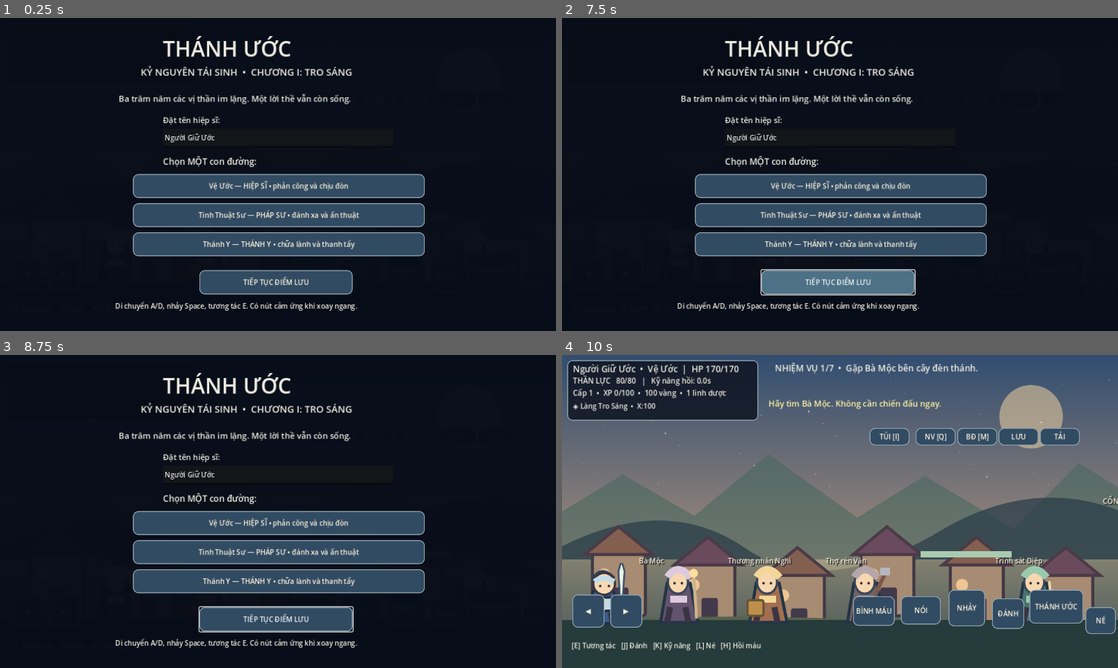
Above: before the commit, frames 1-4 (two rows, left to right).
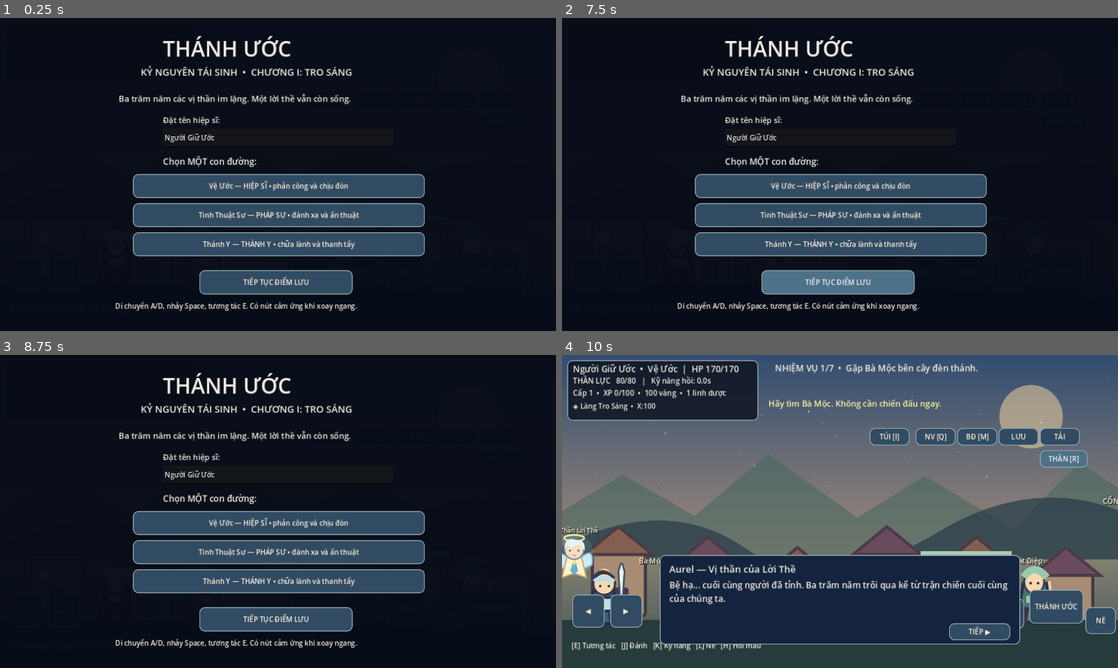
Above: after the commit, the same moments.

Repository: hoaianhdoan0209-hue/Th-nh-c-K-Nguy-n-T-i-Xu-t
Game: Godot game, scene res://scenes/Main.tscn
The game is run twice, just before and just after one commit, with the same random seed, the same clock (stepped at 60 frames per second) and the same inputs.
Inputs (mouse positions are in pixels of both pictures, inside the frame that each line leads up to):
- Up to frame 1 (0.25 s): no input
- Up to frame 2 (7.5 s): click "TÚI [I]" at 0.5 s; click "NV [Q]" at 1.25 s; click "BĐ [M]" at 2 s; click "LƯU" at 2.75 s; click "TẢI" at 3.5 s; click "NHẢY" at 4.25 s; click "ĐÁNH" at 5 s; click "THÁNH ƯỚC" at 5.75 s; click "NÉ" at 6.5 s; click "BÌNH MÁU" at 7.25 s
- Up to frame 3 (8.75 s): click "NÓI" at 8 s
- Up to frame 4 (10 s): click "Vệ Ước — HIỆP SĨ • phản công …" at 8.75 s; click (1062, 458) at 9.5 s, where only the run after the commit has a clickable "THẦN [R]"

The runs differ from the first frame. In frame 2, 0.3% of the frame differs, in the area x 35-64%, y 80-89%; in frame 3, 0.3%; in frame 4, 16%, in the area x 0-95%, y 30-93%.

Commit message:
Add returning-king opening, divine companion and responsive combat feedback

Diff:
--- /dev/null
+++ b/assets/aurel.svg
@@ -0,0 +1 @@
+<svg xmlns="http://www.w3.org/2000/svg" width="100" height="116" viewBox="0 0 100 116"><ellipse cx="50" cy="55" rx="45" ry="49" fill="#86e3ef" opacity=".12"/><ellipse cx="50" cy="16" rx="23" ry="7" fill="none" stroke="#ffe4a0" stroke-width="4"/><path d="M31 58Q4 37 9 78L34 90M69 58Q96 37 91 78L66 90" fill="#ceeaff" stroke="#7cb6cc" stroke-width="3"/><path d="M34 56L22 107L50 97L78 107L66 56Z" fill="#fff1ce" stroke="#c6a967" stroke-width="3"/><path d="M49 64L41 92L50 100L59 92L52 64" fill="#63b2ce"/><circle cx="50" cy="43" r="22" fill="#f6dcbd" stroke="#6c819e" stroke-width="3"/><path d="M27 42Q28 12 53 20Q77 18 74 45L60 30L43 38L34 32Z" fill="#e5f3fa"/><path d="M38 45L43 45M57 45L62 45" stroke="#395d80" stroke-width="3"/><path d="M46 55Q50 58 54 55" fill="none" stroke="#b78778" stroke-width="2"/><path d="M50 65L55 72L50 79L45 72Z" fill="#ffdf86"/></svg>
--- a/scripts/Game.gd
+++ b/scripts/Game.gd
@@ -98,10 +98,19 @@
 var invincible_left: float = 0.0
 var guard_left: float = 0.0
 var mp_recovery: float = 0.0
+var companion: Node2D
+var companion_unlocked: bool = false
+var animation_time: float = 0.0
+var coyote_left: float = 0.0
+var jump_buffer: float = 0.0
+var attack_visual_left: float = 0.0
+var companion_hint: Label
+var last_zone: int = -1
 
 func _ready() -> void:
 	_build_world()
 	_build_hero()
+	_build_companion()
 	_build_ui()
 	_refresh_world()
 	_update_hud()
@@ -307,6 +316,10 @@
 	var close_detail := _button(detail_panel, "ĐÓNG", Vector2(515, 291), Vector2(146, 40))
 	close_detail.pressed.connect(_close_detail)
 	detail_panel.hide()
+	var god_button := _button(ui, "THẦN [R]", Vector2(1100, 219), Vector2(110, 40))
+	god_button.pressed.connect(_perform_action.bind("companion"))
+	companion_hint = _label_at(ui, "", Vector2(490, 76), Vector2(740, 25), 16)
+	companion_hint.add_theme_color_override("font_color", Color("#a6e8ed"))
 	dialogue_panel = Panel.new()
 	dialogue_panel.position = Vector2(225, 460)
 	dialogue_panel.size = Vector2(830, 206)
@@ -343,7 +356,7 @@
 		var idx: int = i
 		var desc: String = ["HIỆP SĨ • phản công và chịu đòn", "PHÁP SƯ • đánh xa và ấn thuật", "THÁNH Y • chữa lành và thanh tẩy"][i]
 		var choice := _button(title_panel, "%s — %s" % [ROLE_NAMES[i], desc], Vector2(306, 359 + 67 * i), Vector2(672, 55))
-		choice.pressed.connect(_new_game.bind(idx))
+		choice.pressed.connect(_begin_story.bind(idx))
 	var load_btn := _button(title_panel, "TIẾP TỤC ĐIỂM LƯU", Vector2(459, 580), Vector2(353, 56))
 	load_btn.pressed.connect(_load_game)
 	_label_at(title_panel, "Di chuyển A/D, nhảy Space, tương tác E. Có nút cảm ứng khi xoay ngang.", Vector2(265, 651), Vector2(880, 44), 16)
@@ -368,6 +381,7 @@
 
 func _button(parent: Node, txt: String, at: Vector2, area: Vector2) -> Button:
 	var button := Button.new()
+	button.focus_mode = Control.FOCUS_NONE
 	button.text = txt
 	button.position = at
 	button.size = area
@@ -381,6 +395,9 @@
 
 func _new_game(selected_role: int) -> void:
 	role = selected_role
+	companion_unlocked = true
+	last_zone = -1
+	companion.position = Vector2(55, FLOOR_Y - 150)
 	_reset_action_timers()
 	hero_name = name_input.text.strip_edges()
 	if hero_name.is_empty():
@@ -398,6 +415,7 @@
 	_set_role_stats()
 	hp = max_hp
 	mp = max_mp
+	hero.velocity = Vector2.ZERO
 	hero.position = Vector2(100, FLOOR_Y - 43)
 	for e in enemy_data:
 		e["dead"] = false
@@ -422,6 +440,9 @@
 	guard_left = 0.0
 	mp_recovery = 0.0
 	jump_queued = false
+	jump_buffer = 0.0
+	coyote_left = 0.0
+	attack_visual_left = 0.0
 	touch_left = false
 	touch_right = false
 	active_detail = ""
@@ -469,6 +490,8 @@
 			_perform_action("map")
 		KEY_Q:
 			_perform_action("quest")
+		KEY_R:
+			_perform_action("companion")
 		KEY_H:
 			_perform_action("potion")
 		KEY_F5:
@@ -483,6 +506,7 @@
 			notice_text.text = ""
 	if not started:
 		return
+	_animate_world(delta)
 	if attack_cd > 0.0:
 		attack_cd -= delta
 	if skill_cd > 0.0:
@@ -511,15 +535,23 @@
 		facing = dir
 	hero_visual.flip_h = facing < 0
 	hero.velocity.y = minf(hero.velocity.y + GRAVITY * delta, 1050.0)
+	if hero.is_on_floor():
+		coyote_left = 0.12
+	else:
+		coyote_left = maxf(0.0, coyote_left - delta)
 	if jump_queued:
-		if hero.is_on_floor():
-			hero.velocity.y = JUMP_SPEED
+		jump_buffer = 0.14
 		jump_queued = false
-		_notice("Nhảy qua vật cản và lên bệ đá.")
+	else:
+		jump_buffer = maxf(0.0, jump_buffer - delta)
+	if jump_buffer > 0.0 and coyote_left > 0.0:
+		hero.velocity.y = JUMP_SPEED
+		jump_buffer = 0.0
+		coyote_left = 0.0
 	if dash_left > 0.0:
 		hero.velocity.x = float(facing) * 790.0
 	else:
-		hero.velocity.x = float(dir) * SPEED
+		hero.velocity.x = move_toward(hero.velocity.x, float(dir) * SPEED, 2200.0 * delta)
 	hero.move_and_slide()
 	hero.position.x = clampf(hero.position.x, 32.0, WIDTH - 40.0)
 	if quest_stage < 3 and hero.position.x > 1350.0:
@@ -564,6 +596,8 @@
 			_dash()
 		"interact":
 			_interact()
+		"companion":
+			_talk_companion()
 		"potion":
 			_use_potion()
 
@@ -573,6 +607,8 @@
 	attack_cd = 0.33 if role != 1 else 0.42
 	combo_index = (combo_index % 3) + 1
 	combo_left = 1.0
+	attack_visual_left = 0.26
+	_slash_effect(140.0 if role == 1 else 105.0, Color("#fff0af"))
 	var damage: int = attack_power + combo_index * 5
 	var reach: float = 140.0 if role == 1 else 105.0
 	var hits: int = _strike(damage, reach)
@@ -589,6 +625,7 @@
 		mp -= 18
 		skill_cd = 6.0
 		guard_left = 3.0
+		_slash_effect(155.0, Color("#a6e8ed"))
 		_strike(attack_power + 20, 155.0)
 		_notice("THẾ THỦ: chống chịu 3 giây và phản kích cận chiến!")
 	elif role == 1:
@@ -597,6 +634,7 @@
 			return
 		mp -= 28
 		skill_cd = 5.0
+		_slash_effect(360.0, Color("#c8b6ff"))
 		var hit := _strike(attack_power + 55, 360.0)
 		_notice("ẤN TINH: tia phép xuyên tới kẻ địch! Trúng %d." % hit)
 	else:
@@ -606,6 +644,8 @@
 		mp -= 22
 		skill_cd = 7.0
 		hp = mini(max_hp, hp + 42)
+		_floating_text("+42 HP", hero.position + Vector2(0, -100), Color("#b2f0bd"))
+		_slash_effect(185.0, Color("#b2f0bd"))
 		_strike(attack_power + 28, 185.0)
 		_notice("LỜI NGUYỆN: hồi 42 HP và thanh tẩy bóng tối.")
 
@@ -625,6 +665,7 @@
 		var target := e["node"] as Node2D
 		var diff: float = target.position.x - hero.position.x
 		if float(facing) * diff >= -18.0 and float(facing) * diff <= reach and absf(target.position.y - hero.position.y) < 115.0:
+			_floating_text("-%d" % damage, target.position + Vector2(0, -85), Color("#fff0af"))
 			e["hp"] = int(e["hp"]) - damage
 			hits += 1
 			(e["sprite"] as Sprite2D).modulate = Color("#ffc2c2")
@@ -670,6 +711,7 @@
 	var actual: int = amount
 	if guard_left > 0.0:
 		actual = maxi(1, int(float(amount) * 0.35))
+	_floating_text("-%d HP" % actual, hero.position + Vector2(0, -100), Color("#ff8e8e"))
 	hp = maxi(0, hp - actual)
 	invincible_left = 0.5
 	_notice("Trúng đòn: -%d HP%s" % [actual, " (đã đỡ)" if guard_left > 0.0 else ""])
@@ -700,6 +742,7 @@
 
 func _gain_xp(amount: int) -> void:
 	xp += amount
+	_floating_text("+%d XP" % amount, hero.position + Vector2(0, -145), Color("#a6e8ed"))
 	var needed: int = level * 100
 	while xp >= needed:
 		xp -= needed
@@ -776,7 +819,7 @@
 	elif quest_stage == 6:
 		_show_dialogue("Bà Mộc", [
 			"Ngươi đã trở lại... và cả tế đàn cũng đã sáng lên! Vực Không Tên đang suy yếu.",
-			"Không ai phong ngươi làm vua. Chính những hành động ấy đã khiến lời thề hồi sinh.",
+			"Ngai vàng có thể đã mất, nhưng hôm nay người đã giữ trọn lời thề của một vị vua.",
 			"Ta trao cho ngươi 300 vàng, một bình linh dược và danh hiệu Người Giữ Ước.",
 			"Chương I khép lại. Chặng đường của đoàn hiệp sĩ chỉ vừa bắt đầu."
 		], "chapter_end")
@@ -855,6 +898,7 @@
 		var idx: int = int(e["idx"])
 		(e["node"] as Node2D).visible = not bool(e["dead"]) and (quest_stage >= 5 if idx == 3 else quest_stage >= 3)
 	altar_sprite.modulate = Color("#f6f5aa") if altar_purified else Color("#9daab9")
+	companion.visible = started and companion_unlocked
 	gate_village.visible = quest_stage < 3
 	gate_temple.visible = quest_stage < 5
 	if hero_visual != null:
@@ -935,6 +979,7 @@
 	cfg.set_value("world", "defeated", defeated)
 	cfg.set_value("world", "boss_defeated", boss_defeated)
 	cfg.set_value("world", "altar", altar_purified)
+	cfg.set_value("world", "companion", companion_unlocked)
 	var err: Error = cfg.save(SAVE_PATH)
 	if err == OK:
 		_notice("Đã lưu tiến trình vào bộ nhớ trò chơi.")
@@ -965,6 +1010,8 @@
 	for i in range(3):
 		collected[i] = bool(saved_collected[i]) if i < saved_collected.size() else false
 		defeated[i] = bool(saved_defeated[i]) if i < saved_defeated.size() else false
+	companion_unlocked = bool(cfg.get_value("world", "companion", true))
+	last_zone = -1
 	altar_purified = bool(cfg.get_value("world", "altar", false))
 	boss_defeated = bool(cfg.get_value("world", "boss_defeated", false))
 	for e in enemy_data:
@@ -977,9 +1024,88 @@
 		clampf(float(cfg.get_value("hero", "x", 100.0)), 50.0, WIDTH - 50.0),
 		clampf(float(cfg.get_value("hero", "y", FLOOR_Y - 43.0)), 50.0, FLOOR_Y - 43.0)
 	)
+	hero.velocity = Vector2.ZERO
+	companion.position = hero.position + Vector2(-65, -105)
 	started = true
 	title_panel.hide()
 	hero.visible = true
 	_refresh_world()
 	_update_hud()
 	_notice("Đã tải tiến trình: %s — nhiệm vụ %d." % [hero_name, quest_stage])
+
+
+func _begin_story(selected_role: int) -> void:
+	_new_game(selected_role)
+	_show_dialogue("Aurel — Vị thần của Lời Thề", [
+		"Bệ hạ... cuối cùng người đã tỉnh. Ba trăm năm trôi qua kể từ trận chiến cuối cùng của chúng ta.",
+		"Ta là Aurel. Để đưa người trở về, ta đã đánh đổi thần điện và phần lớn quyền năng của mình.",
+		"Vương quốc người từng bảo vệ giờ chỉ còn những làng nhỏ giữa màn sương Vực. Nhưng người dân vẫn thắp đèn chờ một hiệp sĩ.",
+		"Ta sẽ đi cùng người. Trước hết, hãy gặp Bà Mộc dưới chân ngọn đèn thánh. Nhấn E để trò chuyện; R để hỏi ta về hành trình."
+	], "opening")
+
+func _build_companion() -> void:
+	companion = Node2D.new()
+	companion.name = "Aurel"
+	var sprite := Sprite2D.new()
+	sprite.texture = load("res://assets/aurel.svg") as Texture2D
+	companion.add_child(sprite)
+	companion.add_child(_world_label("Aurel · Thần Lời Thề", Vector2(-80, -70), 14))
+	world.add_child(companion)
+	companion.hide()
+
+func _talk_companion() -> void:
+	if not companion_unlocked:
+		return
+	var advice: Array[String] = [
+		"Bà Mộc ở cạnh ngọn đèn, phía phải nơi người tỉnh dậy. Hãy đến gần bà rồi nhấn E.",
+		"Ba mảnh thần tích nằm ở phía đông làng. Một mảnh ở trên bệ đá: nhấn Space hoặc NHẢY để lên đó.",
+		"Đã đủ ba mảnh. Hãy quay lại Thợ rèn Vân ở giữa làng; ông ấy có thể nối lại thanh kiếm.",
+		"Ba sinh vật Vực đang giữ khu rừng. Dùng J để liên kích, K để dùng thánh thuật, L để né khi chúng đỏ lên.",
+		"Khu rừng đã yên. Tế đàn ở cuối rừng đang đợi lời thề của người; đến gần và nhấn E.",
+		"Kẻ Giữ Vực báo đòn trước khi đánh. Giữ bình máu cho lúc nguy cấp; khi nó mất nửa máu, đòn đánh sẽ mạnh hơn.",
+		"Ta cảm nhận ngọn đèn trong làng sáng trở lại. Hãy về gặp Bà Mộc để hoàn thành lời hứa.",
+		"Người đã khôi phục Thánh Ước đầu tiên. Chương tiếp theo vẫn chưa được xây dựng; chúng ta có thể tiếp tục khám phá vùng đất này."
+	]
+	_show_dialogue("Aurel — Vị thần đồng hành", [advice[quest_stage], "Ta sẽ ở bên người. Mỗi lời thề được giữ sẽ đưa ánh sáng trở lại vùng đất này."], "")
+
+func _animate_world(delta: float) -> void:
+	animation_time += delta
+	attack_visual_left = maxf(0.0, attack_visual_left - delta)
+	var moving: bool = absf(hero.velocity.x) > 15.0 and hero.is_on_floor()
+	hero_visual.position.y = -16.0 + (sin(animation_time * 16.0) * 3.0 if moving else sin(animation_time * 2.0) * 1.1)
+	hero_visual.rotation = float(facing) * (-0.13 if attack_visual_left > 0.0 else (0.045 if moving else 0.0))
+	hero_visual.modulate = Color("#b7efff") if guard_left > 0.0 else Color.WHITE
+	if invincible_left > 0.0:
+		hero_visual.modulate.a = 0.55 + absf(sin(animation_time * 25.0)) * 0.45
+	var target: Vector2 = hero.position + Vector2(-float(facing) * 72.0, -110.0 + sin(animation_time * 2.4) * 10.0)
+	companion.position = companion.position.lerp(target, 1.0 - exp(-5.0 * delta))
+	for i in range(pickup_nodes.size()):
+		pickup_nodes[i].rotation = sin(animation_time * 2.0 + float(i)) * 0.12
+	var zone: int = mini(2, int(hero.position.x / 1400.0))
+	if zone != last_zone and not dialogue_panel.visible:
+		last_zone = zone
+		companion_hint.text = ["Aurel: Đèn thánh vẫn sáng. Hãy giúp những người ở đây.", "Aurel: Quái Vực báo đòn bằng ánh đỏ. Hãy chuẩn bị né.", "Aurel: Ta ở bên người. Hãy giữ trọn lời thề."][zone]
+
+func _floating_text(value: String, at: Vector2, tint: Color) -> void:
+	var label: Label = _world_label(value, at - Vector2(35, 0), 22)
+	label.modulate = tint
+	label.z_index = 20
+	world.add_child(label)
+	var tween: Tween = create_tween().set_parallel(true)
+	tween.tween_property(label, "position:y", label.position.y - 65.0, 0.85)
+	tween.tween_property(label, "modulate:a", 0.0, 0.85).set_delay(0.15)
+	tween.chain().tween_callback(label.queue_free)
+
+func _slash_effect(reach: float, tint: Color) -> void:
+	var arc := Line2D.new()
+	arc.width = 7.0
+	arc.default_color = tint
+	arc.z_index = 10
+	arc.position = hero.position + Vector2(0, -15)
+	for i in range(17):
+		var angle: float = -1.15 + float(i) / 16.0 * 2.3
+		arc.add_point(Vector2(cos(angle) * reach * float(facing), sin(angle) * 72.0))
+	world.add_child(arc)
+	var tween: Tween = create_tween()
+	tween.tween_property(arc, "modulate:a", 0.0, 0.23)
+	tween.tween_callback(arc.queue_free)
--- a/tests/SmokeTest.gd
+++ b/tests/SmokeTest.gd
@@ -40,6 +40,14 @@
 	for role in range(3):
 		game._new_game(role)
 		_check(game.role == role and game.hp == game.max_hp, "role " + str(role) + " starts with correct stats")
+	game._begin_story(0)
+	_check(game.dialogue_panel.visible and game.dialogue_name.text.contains("Aurel"), "new character opens return-of-the-king story")
+	_check(game.companion.visible and game.companion_unlocked, "divine companion appears in world")
+	_complete_dialogue(game, 4)
+	_check(not game.dialogue_panel.visible and game.quest_stage == 0, "opening ends without skipping elder quest")
+	game._perform_action("companion")
+	_check(game.dialogue_panel.visible and game.dialogue_text.text.contains("Bà Mộc"), "companion gives actionable stage-zero guidance")
+	_complete_dialogue(game, 2)
 	game._new_game(0)
 	game._use_skill()
 	_check(game.guard_left > 0.0 and game.mp == game.max_mp - 18, "Vệ Ước skill activates defense and spends MP")
@@ -59,6 +67,16 @@
 		await physics_frame
 	game.touch_right = false
 	_check(game.hero.position.x > start_x + 3.0, "touch movement changes actual character position")
+	for _frame in range(12):
+		await physics_frame
+	game._perform_action("jump")
+	for _frame in range(3):
+		await physics_frame
+	_check(game.hero.velocity.y < 0.0, "jump input launches actual body off the floor")
+	game.hero.position = Vector2(120, 567)
+	game.hero.velocity = Vector2.ZERO
+	game.coyote_left = 0.0
+	game.jump_buffer = 0.0
 	game.hero.position.x = 270.0
 	game._interact()
 	_check(game.dialogue_panel.visible, "elder opens story dialogue")
@@ -125,6 +143,10 @@
 	_check(game.quest_stage == 0, "fresh role selection resets game")
 	game._load_game()
 	_check(game.quest_stage == 7 and game.boss_defeated and game.role == 0, "save reload restores completed chapter and chosen role")
+	_check(game.companion_unlocked and game.companion.visible, "save reload restores divine companion")
+	game._talk_companion()
+	_check(game.dialogue_text.text.contains("chưa được xây dựng"), "final companion advice clearly states chapter scope")
+	_complete_dialogue(game, 2)
 	if failures == 0:
 		print("SMOKE TEST PASS: sprite integrity, roles, input, combat, quests, boss and persistence")
 	else:
Not shown, changed: README.md
